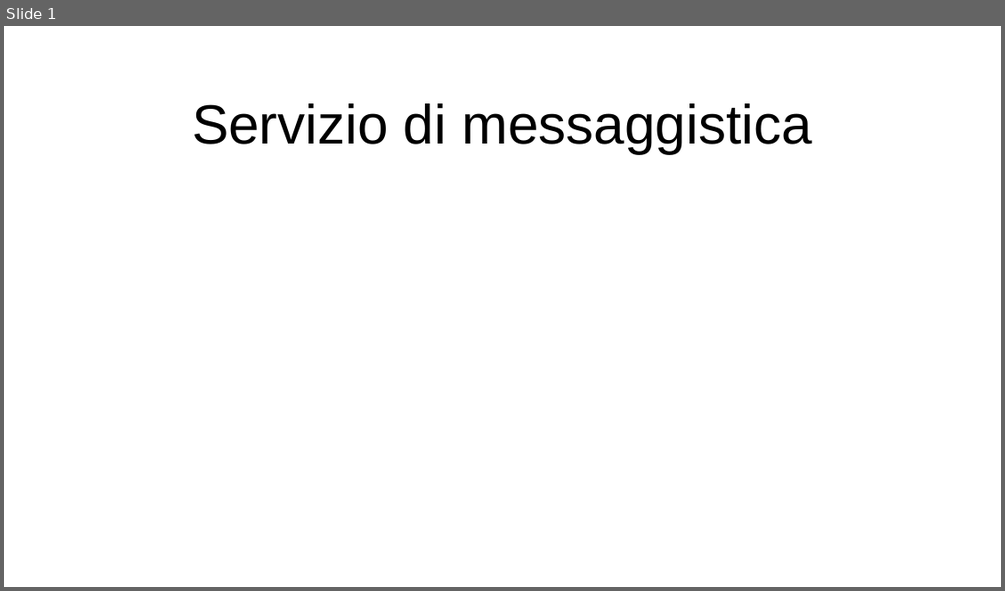
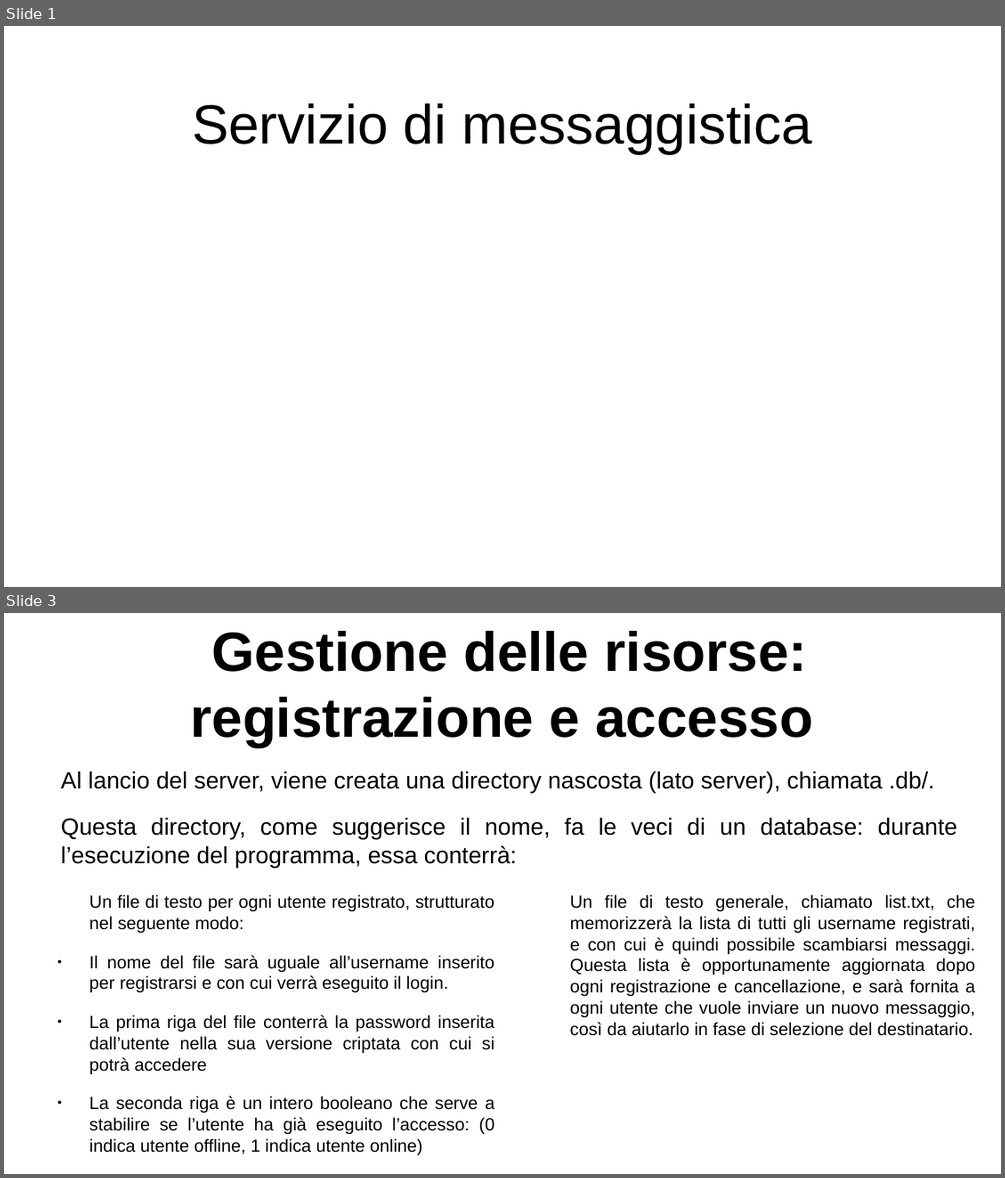
Before and after one commit to lucaMastro/progetto_SO, a slide deck: presentazione_progetto_SO.odp. Shown one above the other, each under a label of ours: slide 1 before the commit, slides 1 and 3 after it; the slides between them are not shown. The pictures are 1005x591 and 1005x1178 pixels, drawn with LibreOffice and Linux fonts; fonts in the diff are those of the drawing. Boxes give left, top, right and bottom in pixels: in the first picture for what was removed or moved away, otherwise in the second. Text is boxed around its words. In the diff, an @@ line names an element or a change of style, - is before the commit and + after.

```diff
--- a/presentazione_progetto_SO.odp
+++ b/presentazione_progetto_SO.odp
@@ slide 3 added at (x1=4, y1=613, x2=1001, y2=1174), background #FFFFFF @@
@@ title added at (x1=190, y1=631, x2=813, y2=747), 44 pt, text #000000, bold @@
+Gestione delle risorse: registrazione e accesso
@@ text added at (x1=61, y1=771, x2=958, y2=868), 18.7 pt, text #000000 @@
+Al lancio del server, viene creata una directory nascosta (lato server), chiamata .db/.
+Questa directory, come suggerisce il nome, fa le veci di un database: durante l’esecuzione del programma, essa conterrà:
@@ text added at (x1=89, y1=894, x2=495, y2=1155), 14 pt, text #000000 @@
+Un file di testo per ogni utente registrato, strutturato nel seguente modo:
+● Il nome del file sarà uguale all’username inserito per registrarsi e con cui verrà eseguito il login.
+● La prima riga del file conterrà la password inserita dall’utente nella sua versione criptata con cui si potrà accedere
+● La seconda riga è un intero booleano che serve a stabilire se l’utente ha già eseguito l’accesso: (0 indica utente offline, 1 indica utente online)
@@ text added at (x1=570, y1=894, x2=975, y2=1036), 14 pt, text #000000 @@
+Un file di testo generale, chiamato list.txt, che memorizzerà la lista di tutti gli username registrati, e con cui è quindi possibile scambiarsi messaggi. Questa lista è opportunamente aggiornata dopo ogni registrazione e cancellazione, e sarà fornita a ogni utente che vuole inviare un nuovo messaggio, così da aiutarlo in fase di selezione del destinatario.
```
Also in this commit, not shown: 6 slides changed, 5 other slides added, 6 other files.
